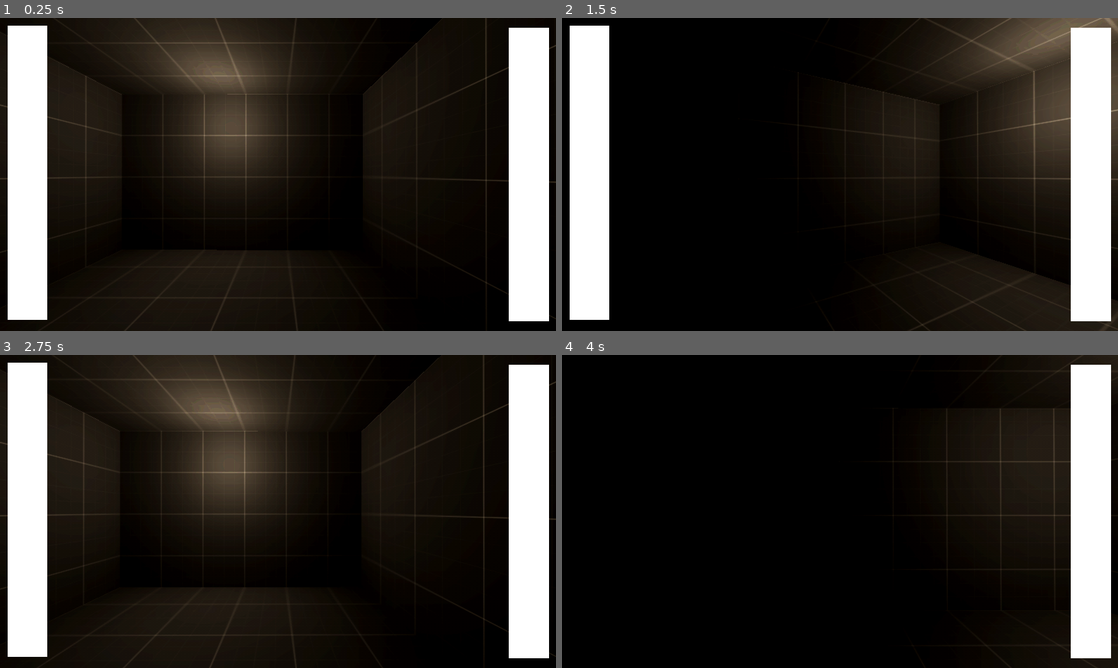
Above: before the commit, frames 1-4 (two rows, left to right).
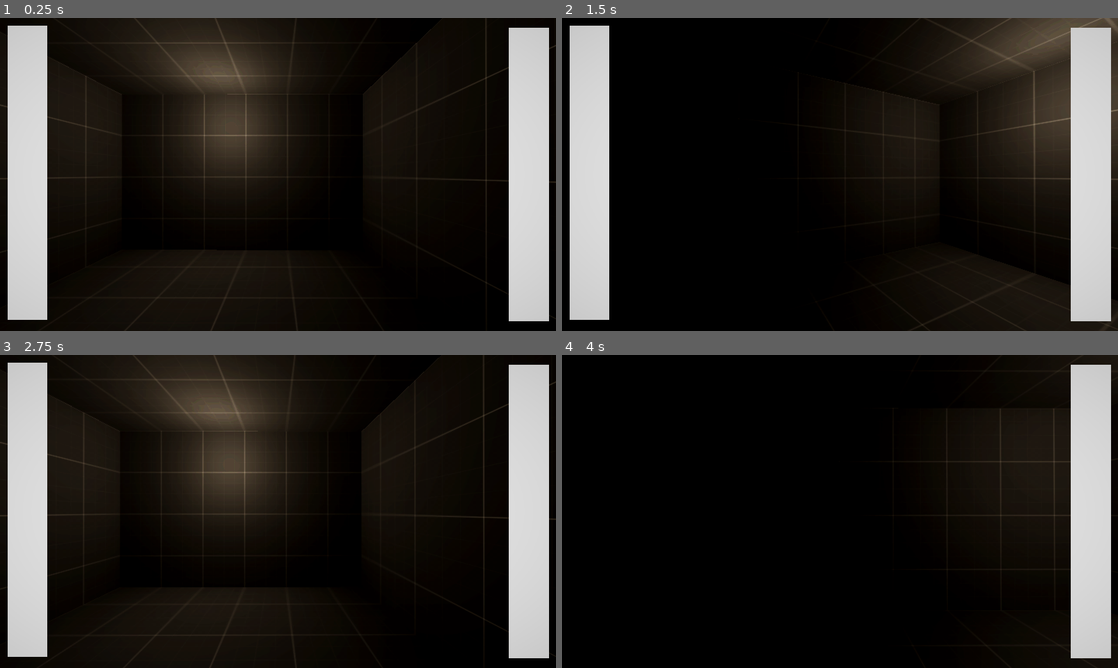
Above: after the commit, the same moments.

Repository: realparseek/hrushevka-gamejam
Game: Godot game, scene res://scenes/basement.tscn
The game is run twice, just before and just after one commit, with the same random seed, the same clock (stepped at 60 frames per second) and the same inputs.
Inputs (mouse positions are in pixels of both pictures, inside the frame that each line leads up to):
- Up to frame 1 (0.25 s): no input
- Up to frame 2 (1.5 s): tap Enter at 0.5 s; move the mouse to (589, 174) at 0.52 s; move the mouse to (1090, 174) at 1.27 s
- Up to frame 3 (2.75 s): no input
- Up to frame 4 (4 s): tap Space at 2.75 s; move the mouse to (589, 511) at 2.77 s; move the mouse to (1006, 558) at 3.52 s

The runs differ from the first frame. In frame 1, 13% of the frame differs, in the area x 1-99%, y 2-97%; in frame 2, 14%, in the area x 1-100%, y 0-97%; in frame 3, 13%; in frame 4, 6.8%.

Commit message:
New Shader

Diff:
--- a/scenes/basement.tscn
+++ b/scenes/basement.tscn
@@ -5,7 +5,7 @@
 [ext_resource type="PackedScene" uid="uid://ce1vqv5d4yabf" path="res://prefabs/player.tscn" id="2_etyrx"]
 [ext_resource type="AudioStream" uid="uid://drcnp78aaq63m" path="res://sound/underground.ogg" id="3_wy1pe"]
 [ext_resource type="Script" uid="uid://ccyjlfticbtrc" path="res://scripts/omni_light_3d.gd" id="4_1ctny"]
-[ext_resource type="Shader" uid="uid://iouphtxhkil3" path="res://shaders/ps1_post_proccess.gdshader" id="4_hc2hy"]
+[ext_resource type="Shader" uid="uid://doxte1xpnc2aw" path="res://shader_test/test_shader.gdshader" id="6_1ctny"]
 
 [sub_resource type="Sky" id="Sky_hc2hy"]
 
@@ -23,13 +23,16 @@
 
 [sub_resource type="AudioStream" id="AudioStream_1ctny"]
 
-[sub_resource type="ShaderMaterial" id="ShaderMaterial_hc2hy"]
-shader = ExtResource("4_hc2hy")
+[sub_resource type="ShaderMaterial" id="ShaderMaterial_kmq6a"]
+shader = ExtResource("6_1ctny")
 shader_parameter/viewport_size = Vector2(1600, 900)
-shader_parameter/virtual_resolution = Vector2(640, 480)
-shader_parameter/shadow_smoothness = 0.8
+shader_parameter/virtual_resolution = Vector2(320, 240)
+shader_parameter/shadow_smoothness = 0.7
 shader_parameter/color_depth = 64
-shader_parameter/dither_strength = 0.02
+shader_parameter/dither_strength = 0.01
+shader_parameter/scanline_strength = 0.3
+shader_parameter/vignette_strength = 0.3
+shader_parameter/chroma_aberration = 0.0002
 
 [node name="basement" type="Node3D"]
 
@@ -108,8 +111,8 @@
 
 [node name="CanvasLayer" type="CanvasLayer" parent="."]
 
-[node name="ColorRect" type="ColorRect" parent="CanvasLayer"]
-material = SubResource("ShaderMaterial_hc2hy")
+[node name="ColorRect2" type="ColorRect" parent="CanvasLayer"]
+material = SubResource("ShaderMaterial_kmq6a")
 anchors_preset = 15
 anchor_right = 1.0
 anchor_bottom = 1.0
--- /dev/null
+++ b/shader_test/test_shader.gdshader
@@ -0,0 +1,117 @@
+shader_type canvas_item;
+
+uniform sampler2D screen_texture: hint_screen_texture, repeat_disable, filter_nearest;
+uniform vec2 viewport_size = vec2(1600, 900);
+uniform vec2 virtual_resolution = vec2(640, 480);
+uniform float shadow_smoothness = 0.5;
+uniform int color_depth = 64;
+uniform float dither_strength = 0.01;
+
+// CRT эффекты
+uniform float scanline_strength = 0.3;
+uniform float vignette_strength = 0.3;
+uniform float chroma_aberration = 0.0002;
+
+const float ps1_dither[16] = float [16](
+	-4.0, 0.0, -3.0, 1.0,
+	2.0, -2.0, 3.0, -1.0,
+	-3.0, 1.0, -4.0, 0.0,
+	3.0, -1.0, 2.0, -2.0
+);
+
+vec3 smooth_quantize(vec3 color, int levels) {
+    float step = 1.0 / float(levels - 1);
+    vec3 quantized = floor(color / step + 0.5) * step;
+
+    float blend = shadow_smoothness * (1.0 - length(color - quantized) * 2.0);
+    blend = clamp(blend, 0.0, shadow_smoothness);
+
+    return mix(color, quantized, blend);
+}
+
+// Определение теней
+bool is_shadow_color(vec3 color) {
+    float brightness = dot(color, vec3(0.299, 0.587, 0.114));
+    return brightness < 0.3;
+}
+
+// CRT эффекты (применяются ПОСЛЕ основного шейдера)
+vec3 apply_scanlines(vec3 color, vec2 uv) {
+    float scanline = sin(uv.y * viewport_size.y * 3.14159) * 0.3 + 0.7;
+    scanline = mix(1.0, scanline, scanline_strength);
+    return color * scanline;
+}
+
+vec3 apply_vignette(vec3 color, vec2 uv) {
+    vec2 centered = uv - 0.5;
+    float vignette = 1.0 - dot(centered, centered) * vignette_strength;
+    return color * vignette;
+}
+
+vec3 apply_chroma_aberration(vec3 original_color, vec2 uv) {
+    if (chroma_aberration <= 0.0001) {
+        return original_color;
+    }
+
+    // Хроматическая аберрация применяется к уже обработанному цвету
+    vec2 offset = vec2(chroma_aberration, 0.00005);
+    vec3 color;
+    color.r = original_color.r;
+    color.g = original_color.g;
+    color.b = original_color.b;
+
+    color.r = mix(color.r, texture(screen_texture, uv + offset).r, chroma_aberration * 10.0);
+    color.b = mix(color.b, texture(screen_texture, uv - offset).b, chroma_aberration * 10.0);
+
+    return color;
+}
+
+void fragment() {
+	// ОСНОВНОЙ ШЕЙДЕР - определяет цвета и тени
+	vec3 screen_color = texture(screen_texture, UV).rgb;
+
+	vec2 virtual_pos = floor(FRAGCOORD.xy * (virtual_resolution / viewport_size));
+	int x = int(mod(virtual_pos.x, 4.0));
+	int y = int(mod(virtual_pos.y, 4.0));
+	int index = y * 4 + x;
+
+	float dither_offset = (ps1_dither[index] / 32.0);
+
+	vec3 quantized_color = floor((screen_color * 255.0) / 8.0) / 31.0;
+
+	// Сглаживание к темным областям
+	if (is_shadow_color(screen_color)) {
+		vec3 smooth_shadow = smooth_quantize(screen_color, color_depth);
+		quantized_color = mix(quantized_color, smooth_shadow, shadow_smoothness);
+
+		// Дизеринг для очень темных теней
+		if (dot(screen_color, vec3(0.299, 0.587, 0.114)) < 0.2) {
+			quantized_color += dither_offset * dither_strength;
+		}
+	}
+
+	// Фильтр для устранения ряби
+	vec3 final_color = quantized_color;
+
+	vec3 color_up = texture(screen_texture, UV + vec2(0.0, 1.0/viewport_size.y)).rgb;
+	vec3 color_down = texture(screen_texture, UV + vec2(0.0, -1.0/viewport_size.y)).rgb;
+	vec3 color_left = texture(screen_texture, UV + vec2(-1.0/viewport_size.x, 0.0)).rgb;
+	vec3 color_right = texture(screen_texture, UV + vec2(1.0/viewport_size.x, 0.0)).rgb;
+
+	vec3 average = (color_up + color_down + color_left + color_right) / 4.0;
+	float similarity = 1.0 - distance(screen_color, average);
+
+	if (similarity < 0.95) {
+		final_color = mix(final_color, average, 0.1);
+	}
+
+	// CRT ЭФФЕКТЫ - применяются ПОСЛЕ основного шейдера
+	// Хроматическая аберрация
+	final_color = apply_chroma_aberration(final_color, UV);
+
+	// Сканирующие линии и виньетка
+	final_color = apply_scanlines(final_color, UV);
+	final_color = apply_vignette(final_color, UV);
+
+	COLOR = vec4(final_color, 1.0);
+}
Not shown, added: shader_test/test_shader.gdshader.uid
